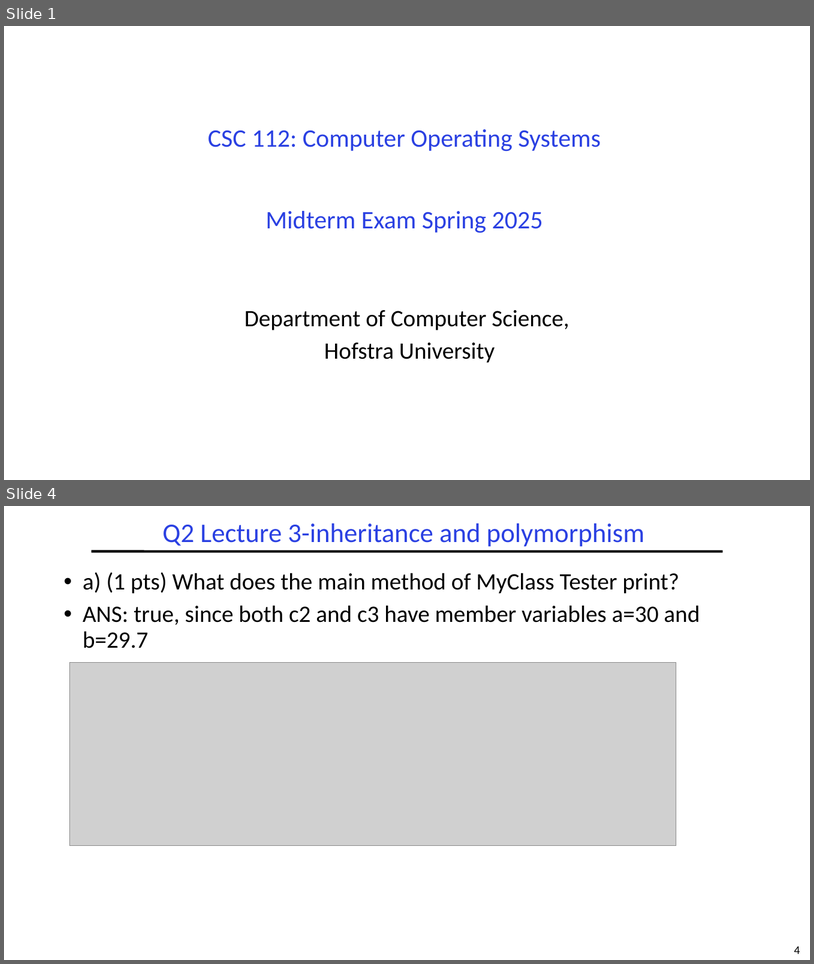
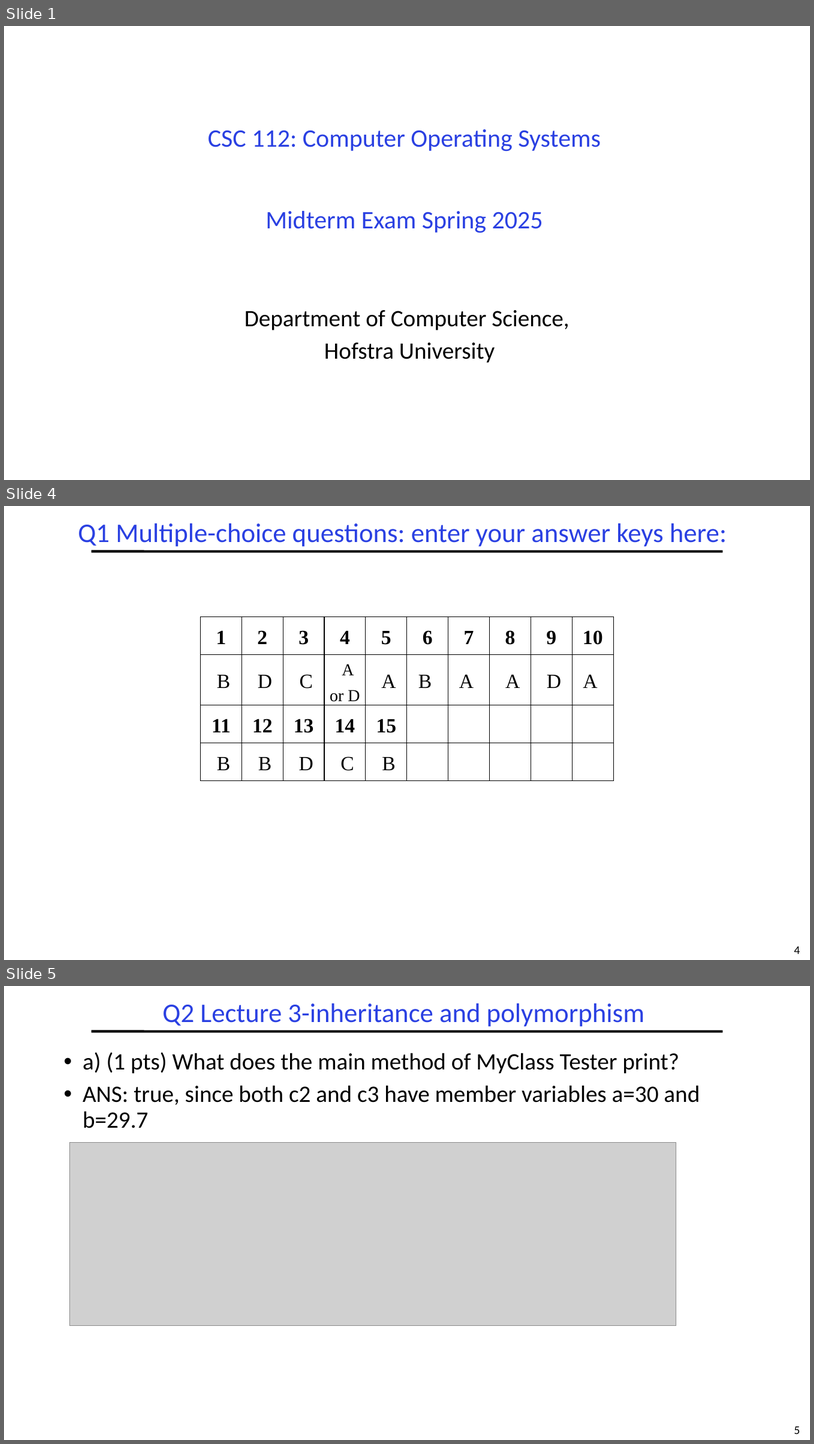
Before and after one commit to guhofstra/CSC111Fa25, a slide deck: PPTs/Exam/CSC017 MidtermExam Sp2025 ANS.pptx. Shown one above the other, each under a label of ours: slides 1 and 4 before the commit, slides 1, 4 and 5 after it; the slides between them are not shown. The pictures are 814x964 and 814x1444 pixels, drawn with LibreOffice and Linux fonts; fonts in the diff are those of the drawing; grey boxes stand for pictures. Boxes give left, top, right and bottom in pixels: in the first picture for what was removed or moved away, otherwise in the second. Text is boxed around its words. In the diff, an @@ line names an element or a change of style, - is before the commit and + after.

```diff
--- a/PPTs/Exam/CSC017 MidtermExam Sp2025 ANS.pptx
+++ b/PPTs/Exam/CSC017 MidtermExam Sp2025 ANS.pptx
@@ slide 4 added at box(4, 506, 810, 960), background #FFFFFF; not listed: 2 template elements that a slide beside it also shows @@
@@ title added at box(78, 523, 727, 547), 32 pt, text #2A40E2 @@
+Q1 Multiple-choice questions: enter your answer keys here:
@@ table added at box(201, 617, 612, 778), 4 rows, 10 columns @@
+1 | 2 | 3 | 4 | 5 | 6 | 7 | 8 | 9 | 10
+B | D | C | A or D | A | B | A | A | D | A
+11 | 12 | 13 | 14 | 15 |  |  |  |  | 
+B | B | D | C | B |  |  |  |  | 
@@ what was slide 4 is now slide 5 @@
@@ page number at box(794, 1426, 800, 1434): text changed @@
-4
+5
```
Also in this commit, not shown: 1 slide changed, 1 other file.
